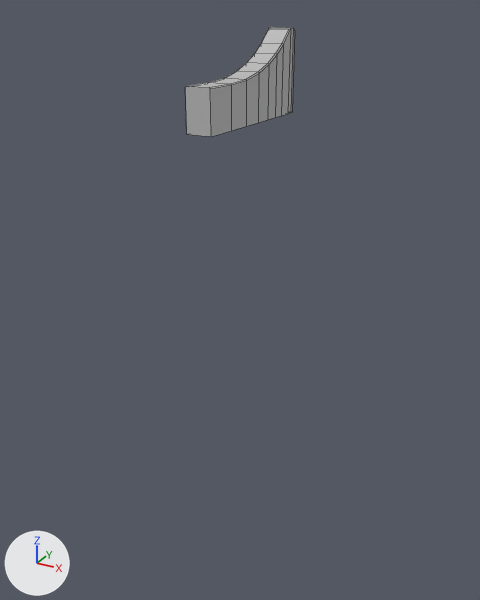
The FBX model BumpyRoad/Assets/Models/Road_8_Bridge.fbx as it was, and as the next commit left it.
One viewpoint serves both versions: a camera (50 mm lens) standing at (136.0, -191.0, 21.0) and looking at (19.0, 20.0, -84.0). Every picture has the same lights, and +X, +Y and +Z are marked at lower left. Mesh edges are drawn as thin lines. Where no turn or scale is listed for an object, it has been applied to the vertices.
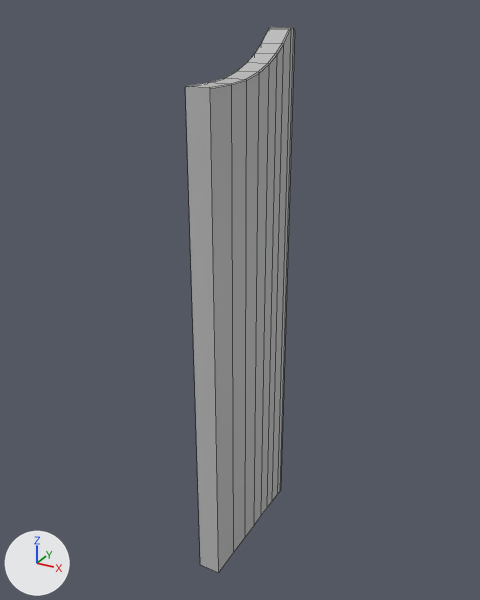
The newer file is also turned or shifted as a whole; pictures and numbers use the older file's frame.

Patch to the scene script:
```diff
--- a/BumpyRoad/Assets/Models/Road_8_Bridge.fbx.py
+++ b/BumpyRoad/Assets/Models/Road_8_Bridge.fbx.py
@@ me_mesh @@
 # used by ob_pcube5; location = (26.4, -11.2, -1.1)
-me_mesh.from_pydata(...)  # 56 vertices, 46 faces; spans x -9.0..0.0, y 0.0..59.9, z -14.2..15.9
+me_mesh.from_pydata(...)  # 56 vertices, 44 faces; spans x -9.0..0.0, y 0.0..59.9, z -194.9..15.9
+# me_mesh part 1
+# 20 vertices are removed from x -9.0..0.0, y 0.0..59.9, z -14.2
+# 22 faces are deleted
+# 20 vertices are added at x -9.0..0.0, y 0.0..59.9, z -194.9..-194.6
+# 20 new faces join them
 me_mesh.materials.append(mat_phong1)
```

Changed parts and their boxes [x1, y1, x2, y2] in the pictures (480 x 600 px; the box of a moved part takes in the faces that stretch with it):
'pCube5', reshaped (393% taller): before [185, 27, 295, 137]; after [185, 27, 295, 573]
part 1 of me_mesh, moved or reshaped: before [187, 48, 294, 137]; after [187, 48, 294, 573]
